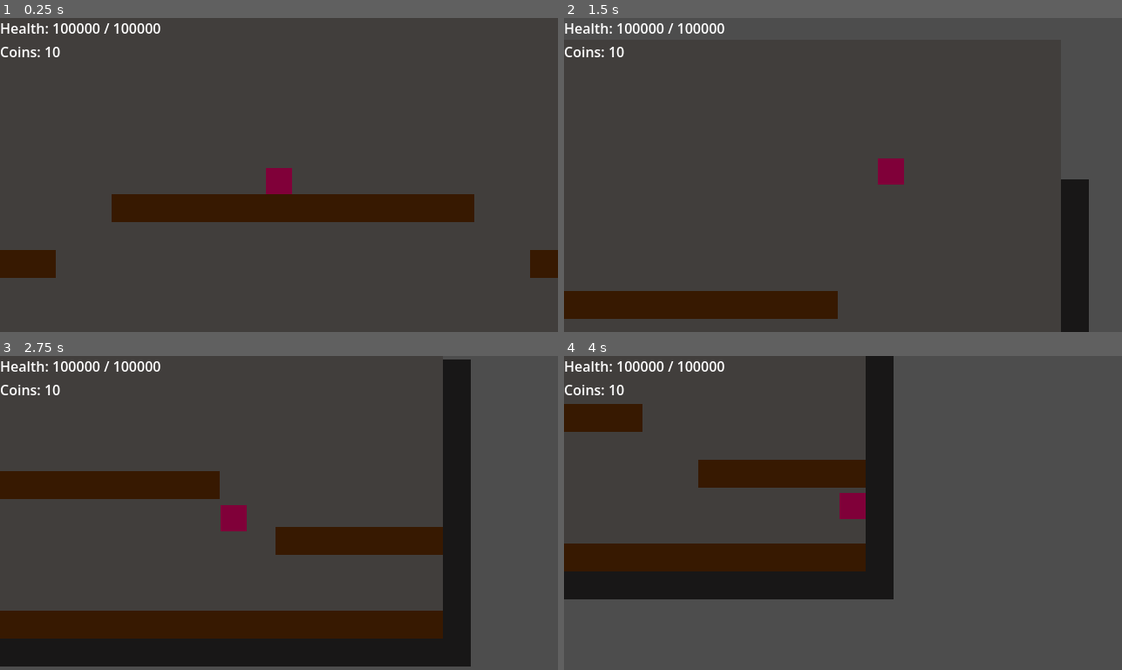
Above: before the commit, frames 1-4 (two rows, left to right).
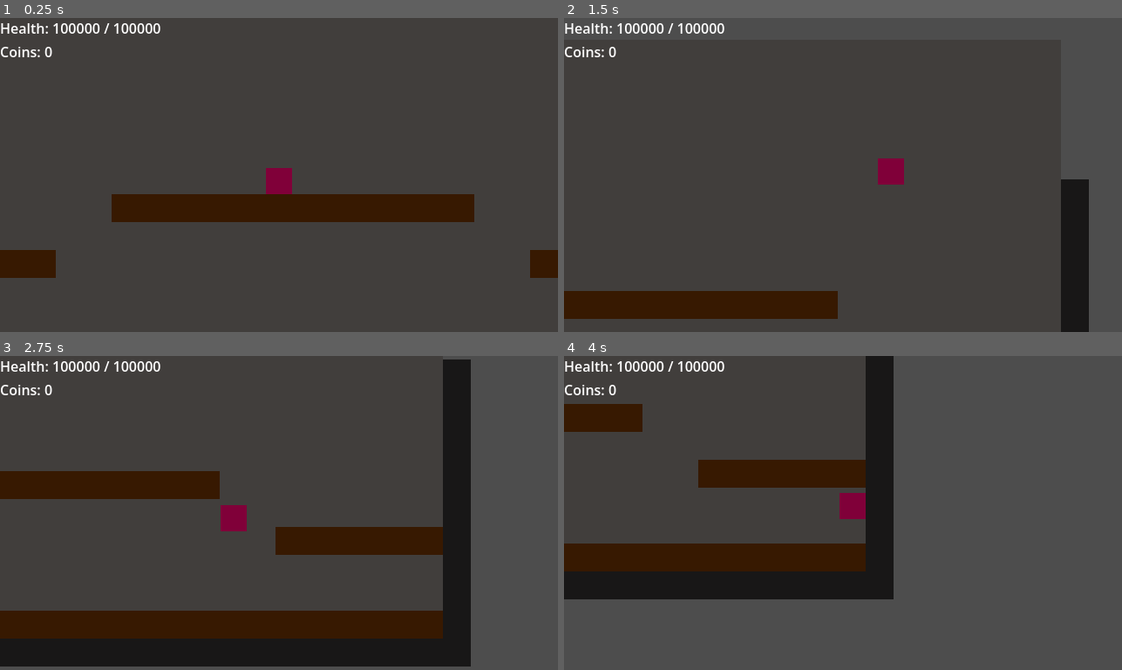
Above: after the commit, the same moments.

Repository: violetstone17/mr.-crowley
Game: Godot game, scene res://scenes/Areas/cantina.tscn
Same seed, same stepped clock (60 frames per second), same inputs: the game is played once before the commit and once after it.
Inputs (mouse positions are in pixels of both pictures, inside the frame that each line leads up to):
- Up to frame 1 (0.25 s): no input
- Up to frame 2 (1.5 s): move the mouse to (965, 159) at 0.52 s; hold D (moveRight) from 0.53 s (still down); click (965, 159) at 0.6 s; tap Space (jump) at 0.77 s; move the mouse to (731, 190) at 1.27 s; click (731, 190) at 1.35 s
- Up to frame 3 (2.75 s): tap Space (jump) at 1.52 s; move the mouse to (334, 443) at 2.02 s; release D (moveRight) at 2.03 s; hold A (moveLeft) from 2.03 s (still down); click (334, 443) at 2.1 s
- Up to frame 4 (4 s): move the mouse to (815, 575) at 2.77 s; release A (moveLeft) at 2.78 s; hold D (moveRight) from 2.78 s (still down); click (815, 575) at 2.85 s; tap Space (jump) at 3.02, 3.77 s; move the mouse to (1010, 560) at 3.52 s; click (1010, 560) at 3.6 s

The runs differ from the first frame. In frame 1, less than 0.1% of the frame differs, in the area x 7-11%, y 9-13%; in frame 2, less than 0.1%; in frame 3, less than 0.1%; in frame 4, less than 0.1%.

Commit message:
0.0 version log for easier tracking purposes

Diff:
--- a/mr.-crawly/scenes/UI/hud.gd
+++ b/mr.-crawly/scenes/UI/hud.gd
@@ -11,7 +11,6 @@
 	healthLabel.text = healthFormat.format([GameState.currentHealth, GameState.maxHealth])
 	GameState.coinsChanged.connect(coinUpdate)
 	GameState.healthChanged.connect(healthChanged)
-	GameState.coins += 10
 
 # Called every frame. 'delta' is the elapsed time since the previous frame.
 func _process(delta: float) -> void:
--- a/mr.-crawly/scripts/playerScripts/player.gd
+++ b/mr.-crawly/scripts/playerScripts/player.gd
@@ -23,8 +23,9 @@
 
 func _ready() -> void:
 	GameState.playerRef = self
+	GameState.maxHealth = health
 	GameState.currentHealth = health
-	GameState.maxHealth = health
+
 	add_to_group("player")
 
 	#Start with hitbox OFF (no free hits while walking around (right now))
